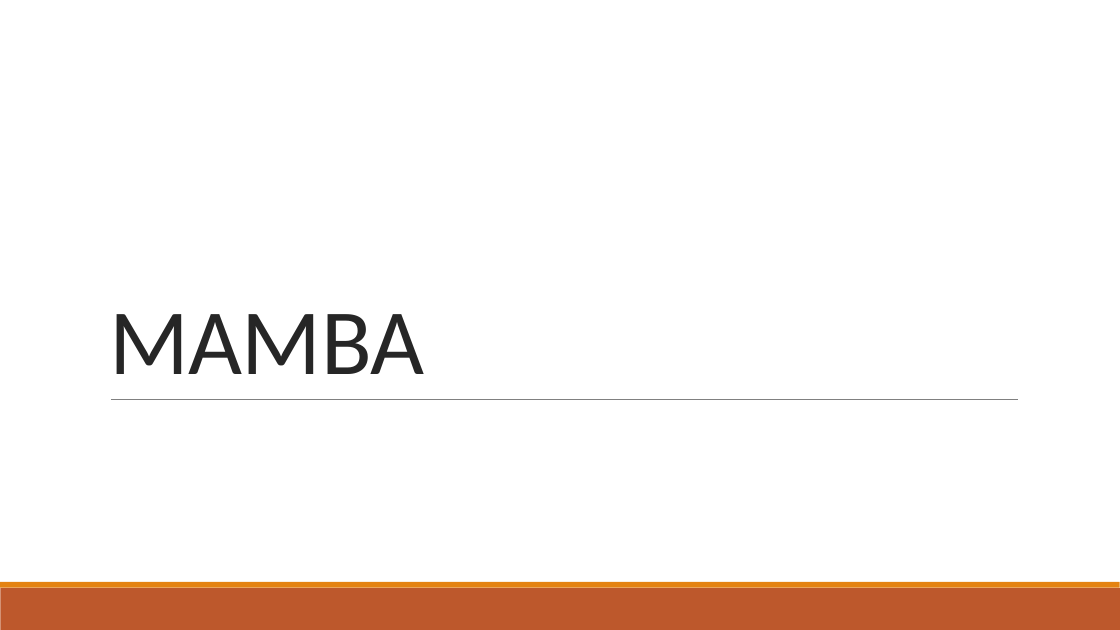
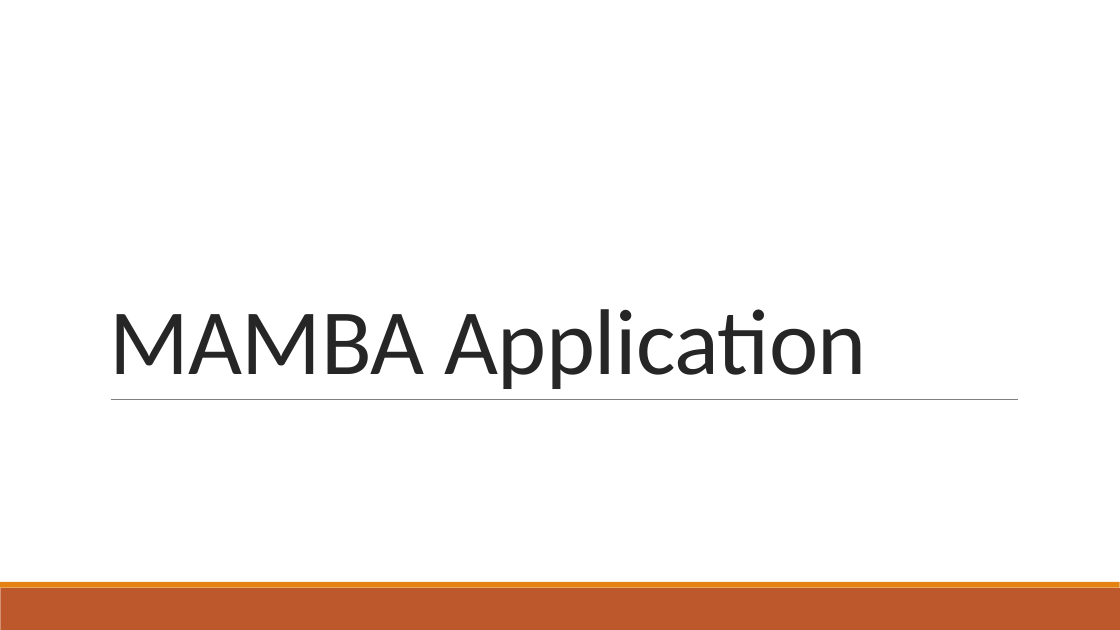
Before and after one commit to darrenlingit/replicable2021, a slide deck: slide 1 of MAMBA Study Application.pptx. Drawn at 1120x630 pixels with LibreOffice and Linux fonts; fonts in the diff are those of the drawing. Boxes give left, top, right and bottom in pixels: in the first picture for what was removed or moved away, otherwise in the second. Text is boxed around its words. In the diff, an @@ line names an element or a change of style, - is before the commit and + after.

```diff
--- a/MAMBA Study Application.pptx
+++ b/MAMBA Study Application.pptx
@@ title at [109,309,866,389]: text changed @@
-MAMBA
+MAMBA Application
```
Also in this commit, not shown: 1 slide added.
